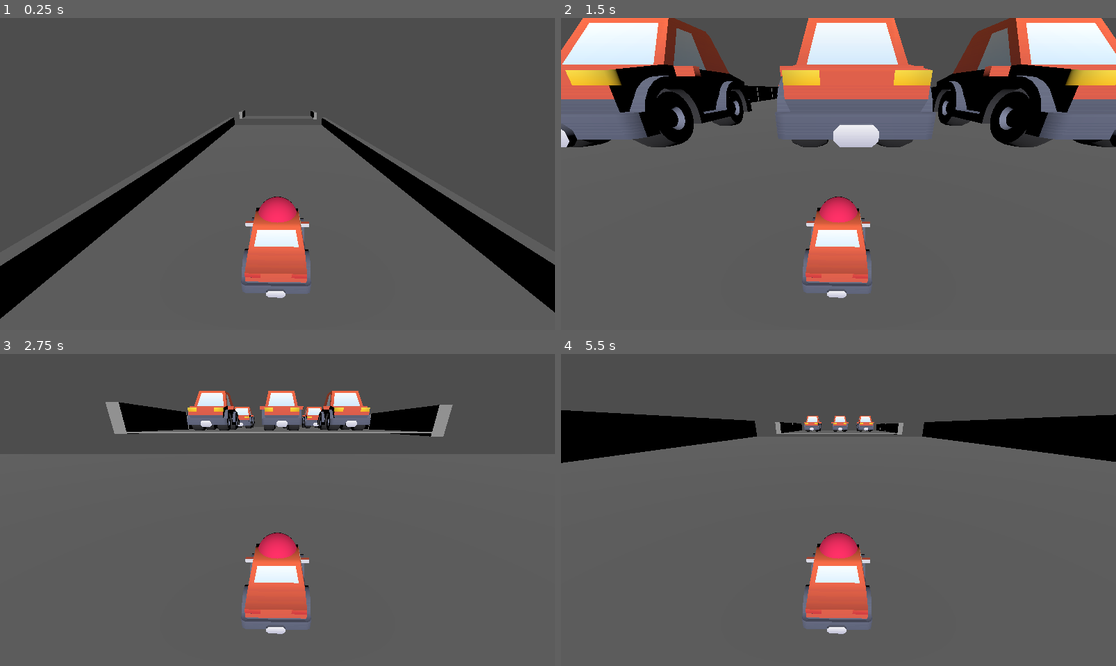
Above: before the commit, frames 1-4 (two rows, left to right).
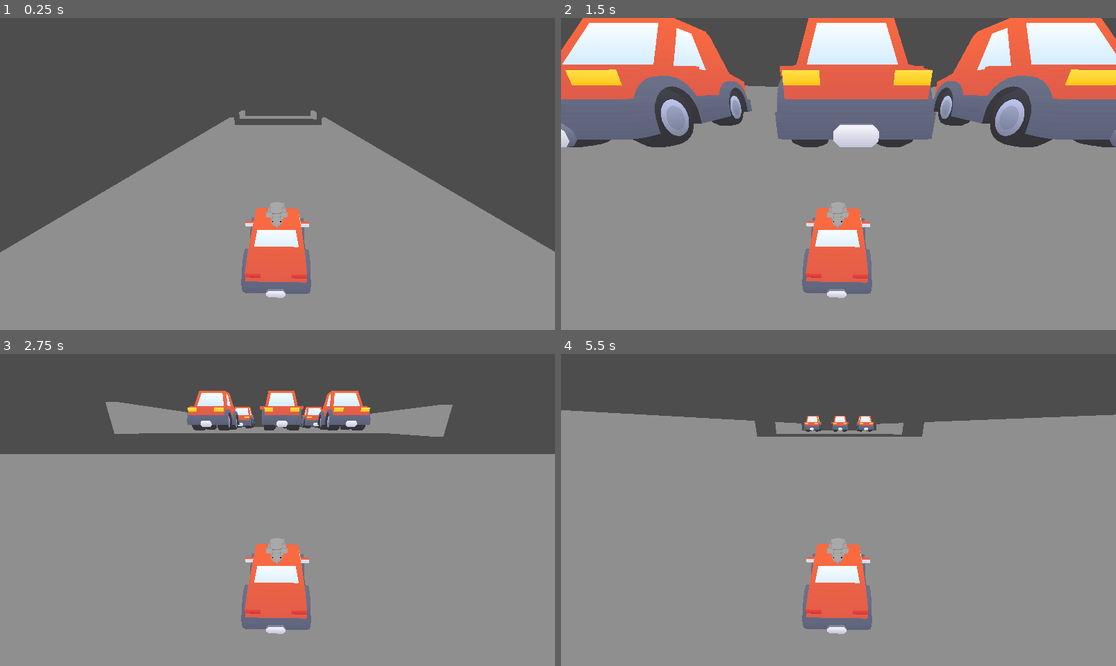
Above: after the commit, the same moments.

Repository: Lojikick/sexy_car_game
Game: Godot game, scene res://scenes/dummy_level.tscn
Same seed, same stepped clock (60 frames per second), same inputs: the game is played once before the commit and once after it. This scene is started directly instead of the project's main scene.
Inputs (mouse positions are in pixels of both pictures, inside the frame that each line leads up to):
- Up to frame 1 (0.25 s): no input
- Up to frame 2 (1.5 s): tap Enter (ui_accept) at 0.5, 0.77 s; move the mouse to (866, 174) at 0.52 s; hold Up (ui_up) from 0.53 s (still down); tap E (switch) at 0.6, 1.35 s; move the mouse to (810, 174) at 1.27 s
- Up to frame 3 (2.75 s): keep holding Up (ui_up); tap Enter (ui_accept) at 1.52 s; move the mouse to (288, 503) at 2.02 s; tap E (switch) at 2.1 s
- Up to frame 4 (5.5 s): keep holding Up (ui_up); move the mouse to (832, 516) at 2.77 s; tap E (switch) every 0.75 s from 2.85 to 5.1 s; tap Enter (ui_accept) at 3.02, 3.77, 4.52 s; move the mouse to (877, 513) at 3.52 s; move the mouse to (794, 506) at 4.27 s; move the mouse to (844, 510) at 5.02 s

The runs differ from the first frame. In frame 1, 48% of the frame differs, in the area x 0-100%, y 29-100%; in frame 2, 71%; in frame 3, 68%; in frame 4, 76%, in the area x 0-100%, y 18-100%.

Commit message:
applied shader to dummy level

Diff:
--- a/car_collide.tscn
+++ b/car_collide.tscn
@@ -1,6 +1,6 @@
 [gd_scene load_steps=3 format=3 uid="uid://cgtukf5fqf2va"]
 
-[ext_resource type="PackedScene" uid="uid://cuxcx7jbhvet" path="res://assets/kenny_car_assets/sedan.glb" id="1_ip844"]
+[ext_resource type="PackedScene" uid="uid://cy7r83r1ktmk7" path="res://scenes/imported models/sedan.tscn" id="1_1acd5"]
 
 [sub_resource type="BoxShape3D" id="BoxShape3D_66vmx"]
 size = Vector3(1, 4.44788, 2.40405)
@@ -9,7 +9,7 @@
 
 [node name="CharacterBody3D" type="CharacterBody3D" parent="."]
 
-[node name="sedan" parent="CharacterBody3D" instance=ExtResource("1_ip844")]
+[node name="sedan2" parent="CharacterBody3D" instance=ExtResource("1_1acd5")]
 transform = Transform3D(1, 0, 0, 0, 1, 0, 0, 0, 1, 0.466756, 0, 0.674076)
 
 [node name="CollisionShape3D" type="CollisionShape3D" parent="CharacterBody3D"]
--- a/modules/ref_module.tscn
+++ b/modules/ref_module.tscn
@@ -1,13 +1,72 @@
-[gd_scene load_steps=5 format=3 uid="uid://bqvd8j2ns5pxr"]
+[gd_scene load_steps=9 format=3 uid="uid://bqvd8j2ns5pxr"]
+
+[ext_resource type="Shader" path="res://shader/emissive.gdshader" id="1_h4tv2"]
 
 [sub_resource type="BoxMesh" id="BoxMesh_jb427"]
+
+[sub_resource type="ShaderMaterial" id="ShaderMaterial_3cpxe"]
+render_priority = 0
+shader = ExtResource("1_h4tv2")
+shader_parameter/albedo = Color(0.560955, 0.560955, 0.560955, 1)
+shader_parameter/clamp_diffuse_to_max = false
+shader_parameter/cuts = 3
+shader_parameter/wrap = 0.0
+shader_parameter/steepness = 1.0
+shader_parameter/use_attenuation = true
+shader_parameter/use_specular = true
+shader_parameter/specular_strength = 1.0
+shader_parameter/specular_shininess = 16.0
+shader_parameter/use_rim = true
+shader_parameter/rim_width = 8.0
+shader_parameter/rim_color = Color(1, 1, 1, 1)
+shader_parameter/use_ramp = false
+shader_parameter/use_borders = false
+shader_parameter/border_width = 0.01
 
 [sub_resource type="WorldBoundaryShape3D" id="WorldBoundaryShape3D_hc4rb"]
 
 [sub_resource type="BoxMesh" id="BoxMesh_ssxfs"]
 
+[sub_resource type="ShaderMaterial" id="ShaderMaterial_8l5x2"]
+render_priority = 0
+shader = ExtResource("1_h4tv2")
+shader_parameter/albedo = Color(0.560784, 0.560784, 0.560784, 1)
+shader_parameter/clamp_diffuse_to_max = false
+shader_parameter/cuts = 3
+shader_parameter/wrap = 0.0
+shader_parameter/steepness = 1.0
+shader_parameter/use_attenuation = true
+shader_parameter/use_specular = true
+shader_parameter/specular_strength = 1.0
+shader_parameter/specular_shininess = 16.0
+shader_parameter/use_rim = true
+shader_parameter/rim_width = 8.0
+shader_parameter/rim_color = Color(1, 1, 1, 1)
+shader_parameter/use_ramp = false
+shader_parameter/use_borders = false
+shader_parameter/border_width = 0.01
+
 [sub_resource type="ConvexPolygonShape3D" id="ConvexPolygonShape3D_begfv"]
 points = PackedVector3Array(-0.5, -0.5, -0.5, 0.5, 0.5, 0.5, 0.5, -0.5, 0.5, 0.5, 0.5, -0.5, -0.5, 0.5, 0.5, 0.5, -0.5, -0.5, -0.5, -0.5, 0.5, -0.5, 0.5, -0.5)
+
+[sub_resource type="ShaderMaterial" id="ShaderMaterial_1k8nf"]
+render_priority = 0
+shader = ExtResource("1_h4tv2")
+shader_parameter/albedo = Color(0.560784, 0.560784, 0.560784, 1)
+shader_parameter/clamp_diffuse_to_max = false
+shader_parameter/cuts = 3
+shader_parameter/wrap = 0.0
+shader_parameter/steepness = 1.0
+shader_parameter/use_attenuation = true
+shader_parameter/use_specular = true
+shader_parameter/specular_strength = 1.0
+shader_parameter/specular_shininess = 16.0
+shader_parameter/use_rim = true
+shader_parameter/rim_width = 8.0
+shader_parameter/rim_color = Color(1, 1, 1, 1)
+shader_parameter/use_ramp = false
+shader_parameter/use_borders = false
+shader_parameter/border_width = 0.01
 
 [node name="Ref_Module" type="Node3D"]
 transform = Transform3D(2.13383, 0, 0, 0, 1, 0, 0, 0, 1, 0, 0, 0)
@@ -26,6 +85,7 @@
 [node name="MeshInstance3D" type="MeshInstance3D" parent="StaticBody3D/Module/Floor"]
 transform = Transform3D(31.2604, 0, 0, 0, 0.202728, 0, 0, 0, 35.4396, 0.101489, -1.14943, 0.284208)
 mesh = SubResource("BoxMesh_jb427")
+surface_material_override/0 = SubResource("ShaderMaterial_3cpxe")
 
 [node name="CollisionShape3D" type="CollisionShape3D" parent="StaticBody3D/Module/Floor"]
 transform = Transform3D(0.289, 0, 0, 0, 0.203, 0, 0, 0, 0.297, 0, -0.982486, 0.713681)
@@ -39,6 +99,7 @@
 [node name="MeshInstance3D" type="MeshInstance3D" parent="StaticBody3D/Module/left_wall"]
 transform = Transform3D(0.921816, 0, 0, 0, 6.45685, 0, 0, 0, 49.754, -13.3225, 0.484287, 2.08533)
 mesh = SubResource("BoxMesh_ssxfs")
+surface_material_override/0 = SubResource("ShaderMaterial_8l5x2")
 
 [node name="CollisionShape3D2" type="CollisionShape3D" parent="StaticBody3D/Module/left_wall"]
 transform = Transform3D(0.921816, 0, 0, 0, 6.45685, 0, 0, 0, 49.754, -13.3225, 0.484287, 2.08533)
@@ -50,6 +111,7 @@
 [node name="MeshInstance3D" type="MeshInstance3D" parent="StaticBody3D/Module/left_wall2"]
 transform = Transform3D(0.921816, 0, 0, 0, 6.45685, 0, 0, 0, 49.754, -13.3225, 0.484287, 2.08533)
 mesh = SubResource("BoxMesh_ssxfs")
+surface_material_override/0 = SubResource("ShaderMaterial_1k8nf")
 
 [node name="CollisionShape3D2" type="CollisionShape3D" parent="StaticBody3D/Module/left_wall2"]
 transform = Transform3D(0.921816, 0, 0, 0, 6.45685, 0, 0, 0, 49.754, -13.3225, 0.484287, 2.08533)
--- a/scenes/dummy_level.tscn
+++ b/scenes/dummy_level.tscn
@@ -7,18 +7,20 @@
 [ext_resource type="PackedScene" uid="uid://dppr62roorm57" path="res://scenes/imported models/building_module_1.tscn" id="4_qoxar"]
 [ext_resource type="PackedScene" uid="uid://c8fns0ol3yxj8" path="res://scenes/imported models/building_module_2.tscn" id="5_2xp2j"]
 [ext_resource type="PackedScene" uid="uid://dkthp18q1rkrg" path="res://assets/3D-Car-With-Settingspanel-0eb08d38bd593a8f1314de22d646a95442247612/assets/3d_car_customizable/assets/car_model.glb" id="5_j5iir"]
-[ext_resource type="PackedScene" uid="uid://cuxcx7jbhvet" path="res://assets/kenny_car_assets/sedan.glb" id="6_d2ip0"]
+[ext_resource type="PackedScene" uid="uid://cy7r83r1ktmk7" path="res://scenes/imported models/sedan.tscn" id="8_1d4i0"]
+[ext_resource type="Shader" path="res://shader/outline.gdshader" id="9_6pjlw"]
+[ext_resource type="PackedScene" uid="uid://b4necsbha6adv" path="res://scenes/imported models/mouse.tscn" id="9_llq8k"]
 
 [sub_resource type="CapsuleShape3D" id="CapsuleShape3D_un0t5"]
 
-[sub_resource type="StandardMaterial3D" id="StandardMaterial3D_ssuos"]
-albedo_color = Color(1, 0.159699, 0.39244, 1)
+[sub_resource type="QuadMesh" id="QuadMesh_texcw"]
+size = Vector2(2, 2)
 
-[sub_resource type="CapsuleMesh" id="CapsuleMesh_hjwqs"]
-
-[sub_resource type="StandardMaterial3D" id="StandardMaterial3D_35gqq"]
-
-[sub_resource type="CapsuleMesh" id="CapsuleMesh_wdoo5"]
+[sub_resource type="ShaderMaterial" id="ShaderMaterial_jtc70"]
+render_priority = 0
+shader = ExtResource("9_6pjlw")
+shader_parameter/shadow_color = Color(0, 0, 0, 1)
+shader_parameter/shadow_thickness = 2.0
 
 [node name="main" type="Node3D"]
 
@@ -49,20 +51,18 @@
 
 [node name="MeshRoot" type="Node3D" parent="Player"]
 
-[node name="sedan" parent="Player/MeshRoot" instance=ExtResource("6_d2ip0")]
+[node name="sedan2" parent="Player/MeshRoot" instance=ExtResource("8_1d4i0")]
 transform = Transform3D(-1.18215, 0, 0.018697, 0, 1.1816, 0, -0.0221824, 0, -0.996403, -0.0115091, -0.881525, 0.00835109)
 
-[node name="MeshInstance3D" type="MeshInstance3D" parent="Player/MeshRoot"]
-material_override = SubResource("StandardMaterial3D_ssuos")
-mesh = SubResource("CapsuleMesh_hjwqs")
-
-[node name="Eyes" type="Node3D" parent="Player/MeshRoot/MeshInstance3D"]
-
-[node name="MeshInstance3D" type="MeshInstance3D" parent="Player/MeshRoot/MeshInstance3D/Eyes"]
-transform = Transform3D(0.8489, 0, 0, 0, 0.291202, 0, 0, 0, -1.13156, 0, 0.447251, -0.0961785)
-material_override = SubResource("StandardMaterial3D_35gqq")
-lod_bias = 0.001
-mesh = SubResource("CapsuleMesh_wdoo5")
+[node name="gaming mouse backup" parent="Player/MeshRoot/sedan2" instance=ExtResource("9_llq8k")]
+transform = Transform3D(-0.2, 0, 1.74846e-08, 0, 0.2, 0, -1.74845e-08, 0, -0.2, -0.00379511, 1.43637, -0.239953)
 
 [node name="Camera3D" type="Camera3D" parent="Player"]
 transform = Transform3D(1, 0, 0, 0, 0.923358, 0.383941, 0, -0.383941, 0.923358, 0, 3.47649, 4.3534)
+
+[node name="outline" type="MeshInstance3D" parent="Player/Camera3D"]
+transform = Transform3D(1, 0, 0, 0, 1, 0, 0, 0, 1, -0.0413912, -0.093626, -0.438589)
+visible = false
+mesh = SubResource("QuadMesh_texcw")
+skeleton = NodePath("../../../..")
+surface_material_override/0 = SubResource("ShaderMaterial_jtc70")
--- a/scenes/imported models/sedan.tscn
+++ b/scenes/imported models/sedan.tscn
@@ -1,5 +1,122 @@
-[gd_scene load_steps=2 format=3 uid="uid://cy7r83r1ktmk7"]
+[gd_scene load_steps=9 format=3 uid="uid://cy7r83r1ktmk7"]
 
 [ext_resource type="PackedScene" uid="uid://cuxcx7jbhvet" path="res://assets/kenny_car_assets/sedan.glb" id="1_8i0mg"]
+[ext_resource type="Shader" path="res://shader/emissive.gdshader" id="2_dnujj"]
+[ext_resource type="Texture2D" uid="uid://dkc4nlc5jxa47" path="res://assets/kenny_car_assets/Textures/colormap.png" id="3_al0dl"]
+
+[sub_resource type="ShaderMaterial" id="ShaderMaterial_rjntw"]
+render_priority = 0
+shader = ExtResource("2_dnujj")
+shader_parameter/albedo = Color(1, 1, 1, 1)
+shader_parameter/clamp_diffuse_to_max = false
+shader_parameter/cuts = 3
+shader_parameter/wrap = 0.0
+shader_parameter/steepness = 1.0
+shader_parameter/use_attenuation = true
+shader_parameter/use_specular = true
+shader_parameter/specular_strength = 1.0
+shader_parameter/specular_shininess = 16.0
+shader_parameter/use_rim = true
+shader_parameter/rim_width = 8.0
+shader_parameter/rim_color = Color(1, 1, 1, 1)
+shader_parameter/use_ramp = false
+shader_parameter/use_borders = false
+shader_parameter/border_width = 0.01
+shader_parameter/albedo_texture = ExtResource("3_al0dl")
+
+[sub_resource type="ShaderMaterial" id="ShaderMaterial_poalf"]
+render_priority = 0
+shader = ExtResource("2_dnujj")
+shader_parameter/albedo = Color(1, 1, 1, 1)
+shader_parameter/clamp_diffuse_to_max = false
+shader_parameter/cuts = 3
+shader_parameter/wrap = 0.0
+shader_parameter/steepness = 1.0
+shader_parameter/use_attenuation = true
+shader_parameter/use_specular = true
+shader_parameter/specular_strength = 1.0
+shader_parameter/specular_shininess = 16.0
+shader_parameter/use_rim = true
+shader_parameter/rim_width = 8.0
+shader_parameter/rim_color = Color(1, 1, 1, 1)
+shader_parameter/use_ramp = false
+shader_parameter/use_borders = false
+shader_parameter/border_width = 0.01
+shader_parameter/albedo_texture = ExtResource("3_al0dl")
+
+[sub_resource type="ShaderMaterial" id="ShaderMaterial_3a2ci"]
+render_priority = 0
+shader = ExtResource("2_dnujj")
+shader_parameter/albedo = Color(1, 1, 1, 1)
+shader_parameter/clamp_diffuse_to_max = false
+shader_parameter/cuts = 3
+shader_parameter/wrap = 0.0
+shader_parameter/steepness = 1.0
+shader_parameter/use_attenuation = true
+shader_parameter/use_specular = true
+shader_parameter/specular_strength = 1.0
+shader_parameter/specular_shininess = 16.0
+shader_parameter/use_rim = true
+shader_parameter/rim_width = 8.0
+shader_parameter/rim_color = Color(1, 1, 1, 1)
+shader_parameter/use_ramp = false
+shader_parameter/use_borders = false
+shader_parameter/border_width = 0.01
+shader_parameter/albedo_texture = ExtResource("3_al0dl")
+
+[sub_resource type="ShaderMaterial" id="ShaderMaterial_dv7gx"]
+render_priority = 0
+shader = ExtResource("2_dnujj")
+shader_parameter/albedo = Color(1, 1, 1, 1)
+shader_parameter/clamp_diffuse_to_max = false
+shader_parameter/cuts = 3
+shader_parameter/wrap = 0.0
+shader_parameter/steepness = 1.0
+shader_parameter/use_attenuation = true
+shader_parameter/use_specular = true
+shader_parameter/specular_strength = 1.0
+shader_parameter/specular_shininess = 16.0
+shader_parameter/use_rim = true
+shader_parameter/rim_width = 8.0
+shader_parameter/rim_color = Color(1, 1, 1, 1)
+shader_parameter/use_ramp = false
+shader_parameter/use_borders = false
+shader_parameter/border_width = 0.01
+shader_parameter/albedo_texture = ExtResource("3_al0dl")
+
+[sub_resource type="ShaderMaterial" id="ShaderMaterial_olb24"]
+render_priority = 0
+shader = ExtResource("2_dnujj")
+shader_parameter/albedo = Color(1, 1, 1, 1)
+shader_parameter/clamp_diffuse_to_max = false
+shader_parameter/cuts = 3
+shader_parameter/wrap = 0.0
+shader_parameter/steepness = 1.0
+shader_parameter/use_attenuation = true
+shader_parameter/use_specular = true
+shader_parameter/specular_strength = 1.0
+shader_parameter/specular_shininess = 16.0
+shader_parameter/use_rim = true
+shader_parameter/rim_width = 8.0
+shader_parameter/rim_color = Color(1, 1, 1, 1)
+shader_parameter/use_ramp = false
+shader_parameter/use_borders = false
+shader_parameter/border_width = 0.01
+shader_parameter/albedo_texture = ExtResource("3_al0dl")
 
 [node name="sedan" instance=ExtResource("1_8i0mg")]
+
+[node name="body" parent="." index="0"]
+surface_material_override/0 = SubResource("ShaderMaterial_rjntw")
+
+[node name="wheel-back-left" parent="." index="1"]
+surface_material_override/0 = SubResource("ShaderMaterial_poalf")
+
+[node name="wheel-back-right" parent="." index="2"]
+surface_material_override/0 = SubResource("ShaderMaterial_3a2ci")
+
+[node name="wheel-front-left" parent="." index="3"]
+surface_material_override/0 = SubResource("ShaderMaterial_dv7gx")
+
+[node name="wheel-front-right" parent="." index="4"]
+surface_material_override/0 = SubResource("ShaderMaterial_olb24")
